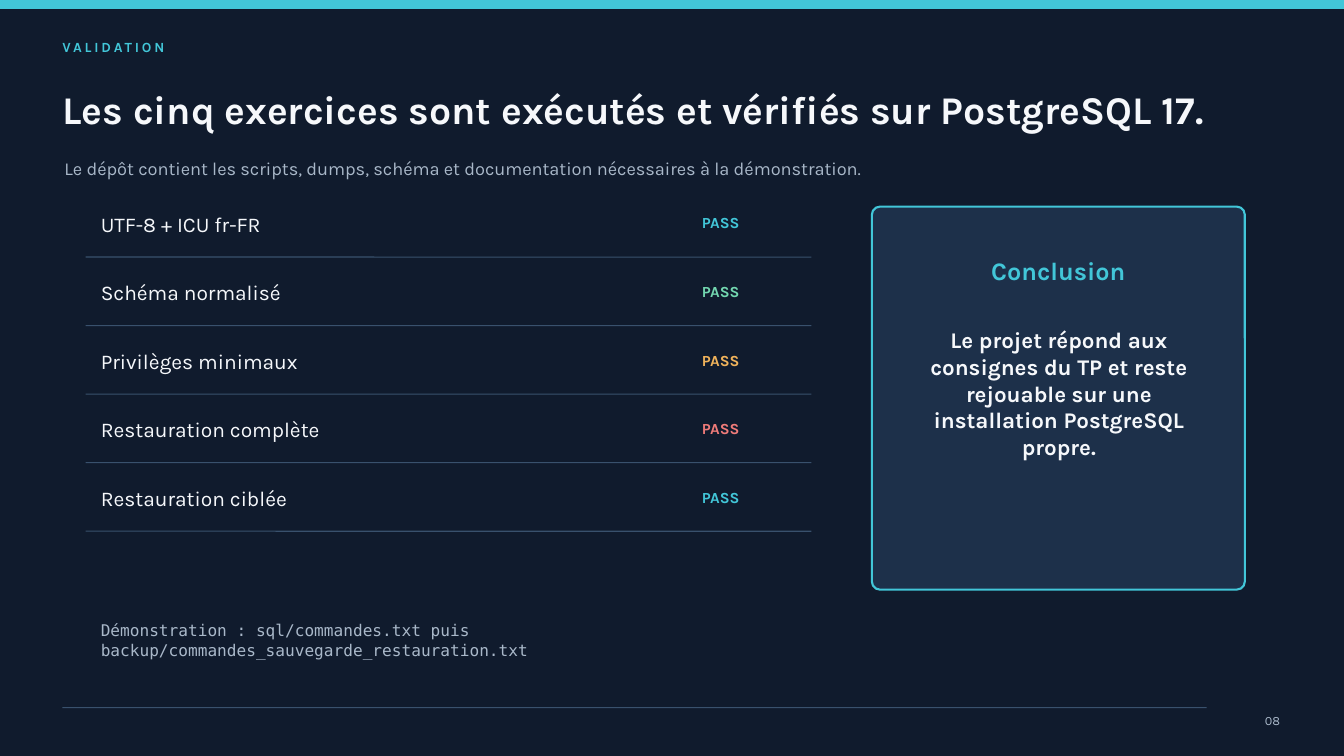
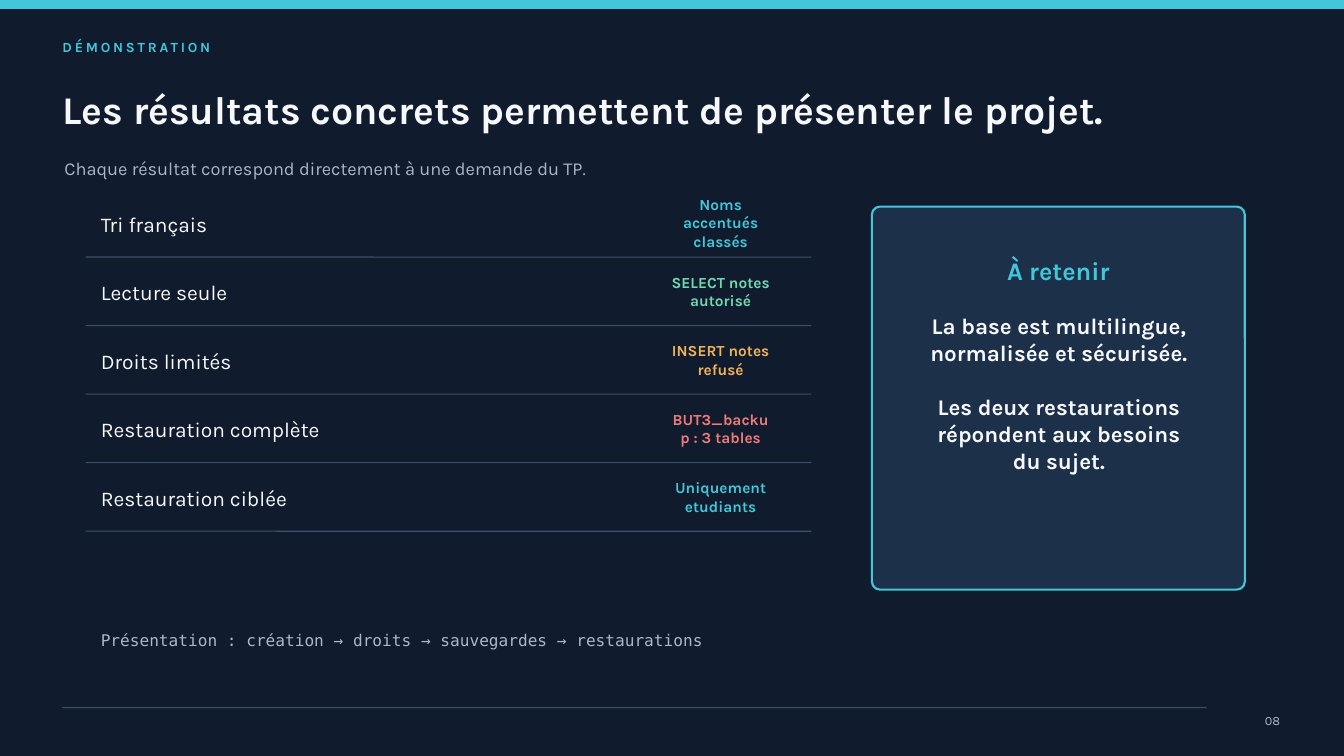
Before and after one commit to BornetFloryan/tp-postgresql, a slide deck: slide 8 of presentation/TP_PostgreSQL_Multilingue.pptx. Drawn at 1344x756 pixels with LibreOffice and Linux fonts; fonts in the diff are those of the drawing. Boxes give left, top, right and bottom in pixels: in the first picture for what was removed or moved away, otherwise in the second. Text is boxed around its words. In the diff, an @@ line names an element or a change of style, - is before the commit and + after.

```diff
--- a/presentation/TP_PostgreSQL_Multilingue.pptx
+++ b/presentation/TP_PostgreSQL_Multilingue.pptx
@@ text at [62, 39, 210, 52]: text changed @@
-VALIDATION
+DÉMONSTRATION
@@ text at [62, 93, 1103, 134]: text changed @@
-Les cinq exercices sont exécutés et vérifiés sur PostgreSQL 17.
+Les résultats concrets permettent de présenter le projet.
@@ text at [64, 161, 585, 179]: text changed @@
-Le dépôt contient les scripts, dumps, schéma et documentation nécessaires à la démonstration.
+Chaque résultat correspond directement à une demande du TP.
@@ text at [683, 200, 758, 247]: text changed @@
-PASS
+Noms accentués classés
@@ text at [101, 217, 208, 237]: text changed @@
-UTF-8 + ICU fr-FR
+Tri français
@@ text at [1007, 257, 1109, 281]: text changed @@
-Conclusion
+À retenir
@@ text at [101, 285, 227, 301]: text changed @@
-Schéma normalisé
+Lecture seule
@@ text at [672, 278, 770, 306]: text changed @@
-PASS
+SELECT notes autorisé
@@ text at [930, 318, 1187, 475]: text changed @@
-Le projet répond aux consignes du TP et reste rejouable sur une installation PostgreSQL propre.
+La base est multilingue,
+normalisée et sécurisée.
+Les deux restaurations
+répondent aux besoins
+du sujet.
@@ text at [101, 353, 232, 370]: text changed @@
-Privilèges minimaux
+Droits limités
@@ text at [672, 346, 770, 375]: text changed @@
-PASS
+INSERT notes refusé
@@ text at [673, 414, 769, 443]: text changed @@
-PASS
+BUT3_backup : 3 tables
@@ text at [675, 482, 766, 512]: text changed @@
-PASS
+Uniquement etudiants
@@ text at [101, 633, 702, 650]: text changed @@
-Démonstration : sql/commandes.txt puis backup/commandes_sauvegarde_restauration.txt
+Présentation : création → droits → sauvegardes → restaurations
```
Also in this commit, not shown: 7 other slides changed, 12 other files.
